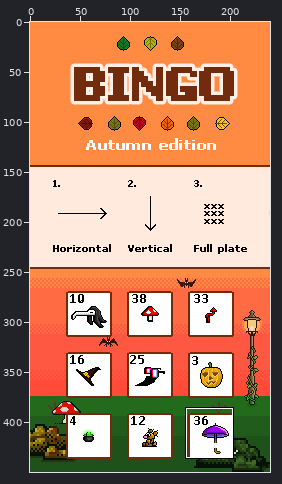
File history of a sprite sheet, bingoplate.png. Above: a wide view before the commit, with the close-up outlined.
Close-up. Before the commit:
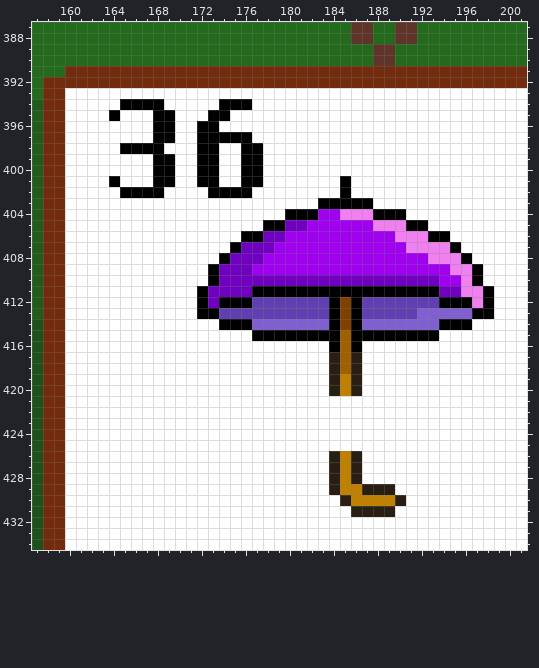
The file is 240x450 pixels. Colours within 5 levels of each other are drawn and written as one. Shown: x 157..201, y 387..434. The commit also changed other parts of the picture, which this record leaves out.
And afterwards:
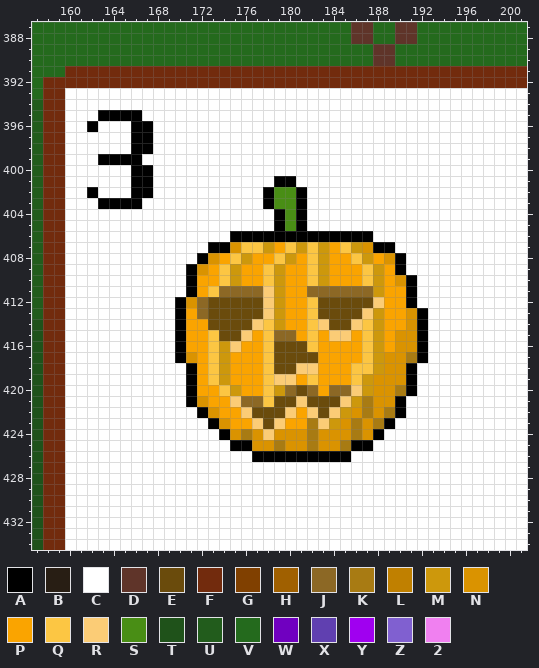
Palette (. is transparent): A #000000  B #281e14  C #ffffff  D #5f3429  E #6a4b0c  F #722b0d  G #804000  H #a06000  J #8c6825  K #a87b13  L #c08000  M #cd980c  N #da9300  P #faa400  Q #fcc643  R #fbcc76  S #498e15  T #1f521a  U #225c1c  V #246a1d  W #7000c0  X #6040b0  Y #a000f0  Z #8060d0  2 #f080f0
Edits made:
@@ x 157..201 @@
 393 VFFCCCCCCCCCCCCCCCCCCCCCCCCCCCCCCCCCCCCCCCCCC
-394 UFFCCCCCAAAACCCCCAAACCCCCCCCCCCCCCCCCCCCCCCCC
-395 UFFCCCCACCCAACCCAACCCCCCCCCCCCCCCCCCCCCCCCCCC
-396 UFFCCCCCCCCAACCAACCCCCCCCCCCCCCCCCCCCCCCCCCCC
-397 UFFCCCCCCCCAACCAAAAACCCCCCCCCCCCCCCCCCCCCCCCC
-398 UFFCCCCCAAAACCCAACCAACCCCCCCCCCCCCCCCCCCCCCCC
-399 UFFCCCCCCCCAACCAACCAACCCCCCCCCCCCCCCCCCCCCCCC
-400 UFFCCCCCCCCAACCAACCAACCCCCCCCCCCCCCCCCCCCCCCC
-401 UFFCCCCACCCAACCAACCAACCCCCCCACCCCCCCCCCCCCCCC
-402 UFFCCCCCAAAACCCCAAAACCCCCCCCACCCCCCCCCCCCCCCC
-403 UFFCCCCCCCCCCCCCCCCCCCCCCCAAAAACCCCCCCCCCCCCC
-404 UFFCCCCCCCCCCCCCCCCCCCCAAAYY222AAACCCCCCCCCCC
-405 UFFCCCCCCCCCCCCCCCCCCAAWWYYYYYY222AACCCCCCCCC
-406 UFFCCCCCCCCCCCCCCCCAAWWYYYYYYYYYY222AACCCCCCC
-407 UFFCCCCCCCCCCCCCCCAWWWYYYYYYYYYYYY2222ACCCCCC
-408 UFFCCCCCCCCCCCCCCAWWWYYYYYYYYYYYYYYY222ACCCCC
-409 UFFCCCCCCCCCCCCCAWWWYYYYYYYYYYYYYYYYYY22ACCCC
-410 UFFCCCCCCCCCCCCCAWWWWWWWWWWWWWWWWWWWWYY2ACCCC
-411 UFFCCCCCCCCCCCCAWWWWAAAAAAAAAAAAAAAAAWW22ACCC
-412 UFFCCCCCCCCCCCCAWAAAXXXXXXXAGAXXXXXXXAAA2ACCC
-413 UFFCCCCCCCCCCCCAAXXXXXXXXXXAGAXXXXXZZZZZAACCC
-414 TFFCCCCCCCCCCCCCCAAAZZZZZZZAGAZZZZZZZAAACCCCC
-415 TFFCCCCCCCCCCCCCCCCCAAAAAAAAHAAAAAAAACCCCCCCC
-416 TFFCCCCCCCCCCCCCCCCCCCCCCCCAHACCCCCCCCCCCCCCC
-417 TFFCCCCCCCCCCCCCCCCCCCCCCCCBHBCCCCCCCCCCCCCCC
-418 TFFCCCCCCCCCCCCCCCCCCCCCCCCBHBCCCCCCCCCCCCCCC
-419 TFFCCCCCCCCCCCCCCCCCCCCCCCCBLBCCCCCCCCCCCCCCC
-420 TFFCCCCCCCCCCCCCCCCCCCCCCCCBLBCCCCCCCCCCCCCCC
-421 TFFCCCCCCCCCCCCCCCCCCCCCCCCCCCCCCCCCCCCCCCCCC
-422 TFFCCCCCCCCCCCCCCCCCCCCCCCCCCCCCCCCCCCCCCCCCC
-423 TFFCCCCCCCCCCCCCCCCCCCCCCCCCCCCCCCCCCCCCCCCCC
-424 TFFCCCCCCCCCCCCCCCCCCCCCCCCCCCCCCCCCCCCCCCCCC
-425 TFFCCCCCCCCCCCCCCCCCCCCCCCCCCCCCCCCCCCCCCCCCC
-426 TFFCCCCCCCCCCCCCCCCCCCCCCCCBLBCCCCCCCCCCCCCCC
-427 TFFCCCCCCCCCCCCCCCCCCCCCCCCBLBCCCCCCCCCCCCCCC
-428 TFFCCCCCCCCCCCCCCCCCCCCCCCCBLBCCCCCCCCCCCCCCC
-429 TFFCCCCCCCCCCCCCCCCCCCCCCCCBLLBBBCCCCCCCCCCCC
-430 TFFCCCCCCCCCCCCCCCCCCCCCCCCCBLLLLBCCCCCCCCCCC
-431 TFFCCCCCCCCCCCCCCCCCCCCCCCCCCBBBBCCCCCCCCCCCC
+394 UFFCCCCCCCCCCCCCCCCCCCCCCCCCCCCCCCCCCCCCCCCCC
+395 UFFCCCAAAACCCCCCCCCCCCCCCCCCCCCCCCCCCCCCCCCCC
+396 UFFCCACCCAACCCCCCCCCCCCCCCCCCCCCCCCCCCCCCCCCC
+397 UFFCCCCCCAACCCCCCCCCCCCCCCCCCCCCCCCCCCCCCCCCC
+398 UFFCCCCCCAACCCCCCCCCCCCCCCCCCCCCCCCCCCCCCCCCC
+399 UFFCCCAAAACCCCCCCCCCCCCCCCCCCCCCCCCCCCCCCCCCC
+400 UFFCCCCCCAACCCCCCCCCCCCCCCCCCCCCCCCCCCCCCCCCC
+401 UFFCCCCCCAACCCCCCCCCCCAACCCCCCCCCCCCCCCCCCCCC
+402 UFFCCACCCAACCCCCCCCCCASSACCCCCCCCCCCCCCCCCCCC
+403 UFFCCCAAAACCCCCCCCCCCASSACCCCCCCCCCCCCCCCCCCC
+404 UFFCCCCCCCCCCCCCCCCCCCASACCCCCCCCCCCCCCCCCCCC
+405 UFFCCCCCCCCCCCCCCCCCCCASACCCCCCCCCCCCCCCCCCCC
+406 UFFCCCCCCCCCCCCCCCAAAAAAAAAAAAACCCCCCCCCCCCCC
+407 UFFCCCCCCCCCCCCCAANQQMPQMQMPQMNAACCCCCCCCCCCC
+408 UFFCCCCCCCCCCCCANPQMPPQMPQMPPQMPNACCCCCCCCCCC
+409 UFFCCCCCCCCCCCANPQMPPQMPPQMPPPQMPACCCCCCCCCCC
+410 UFFCCCCCCCCCCCAPPQMPPQMPPQMPPPQMPNACCCCCCCCCC
+411 UFFCCCCCCCCCCCAPQJJJJRMPPJJJJJJMPPACCCCCCCCCC
+412 UFFCCCCCCCCCCANJEEEEERMPPQEEEEERPPACCCCCCCCCC
+413 UFFCCCCCCCCCCAPJEEEEERMPPQEEEERMPPNACCCCCCCCC
+414 TFFCCCCCCCCCCAPPEEEERQMPPQREERQMPPNACCCCCCCCC
+415 TFFCCCCCCCCCCAPPQEERPQJJPQPRRPQMPNNACCCCCCCCC
+416 TFFCCCCCCCCCCAPPQMRPPQEEEQPPPPQMPNNACCCCCCCCC
+417 TFFCCCCCCCCCCANPQMPPPQEEEEPPPPQMNNKACCCCCCCCC
+418 TFFCCCCCCCCCCCAPQMPPPQEERRPPPQQMNNACCCCCCCCCC
+419 TFFCCCCCCCCCCCAPQMPPPQRRPQPPPQMNNNACCCCCCCCCC
+420 TFFCCCCCCCCCCCAPPQMPPQMJEJPJJRMNNKACCCCCCCCCC
+421 TFFCCCCCCCCCCCANPPRJJQEEREEERMKNNACCCCCCCCCCC
+422 TFFCCCCCCCCCCCCANPPREEERPRERMNKNKACCCCCCCCCCC
+423 TFFCCCCCCCCCCCCCANPPRERPPKRMNKNKACCCCCCCCCCCC
+424 TFFCCCCCCCCCCCCCCANKNRNNNKNNNKNACCCCCCCCCCCCC
+425 TFFCCCCCCCCCCCCCCCAANNKNNKNNKAACCCCCCCCCCCCCC
+426 TFFCCCCCCCCCCCCCCCCCAAAAAAAAACCCCCCCCCCCCCCCC
+427 TFFCCCCCCCCCCCCCCCCCCCCCCCCCCCCCCCCCCCCCCCCCC
+428 TFFCCCCCCCCCCCCCCCCCCCCCCCCCCCCCCCCCCCCCCCCCC
+429 TFFCCCCCCCCCCCCCCCCCCCCCCCCCCCCCCCCCCCCCCCCCC
+430 TFFCCCCCCCCCCCCCCCCCCCCCCCCCCCCCCCCCCCCCCCCCC
+431 TFFCCCCCCCCCCCCCCCCCCCCCCCCCCCCCCCCCCCCCCCCCC
 432 TFFCCCCCCCCCCCCCCCCCCCCCCCCCCCCCCCCCCCCCCCCCC
